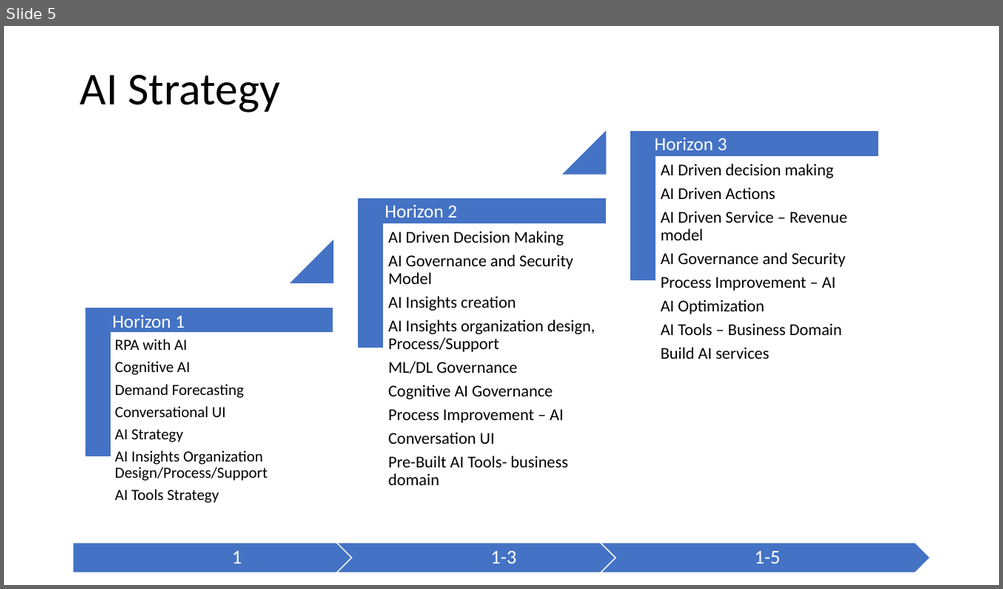
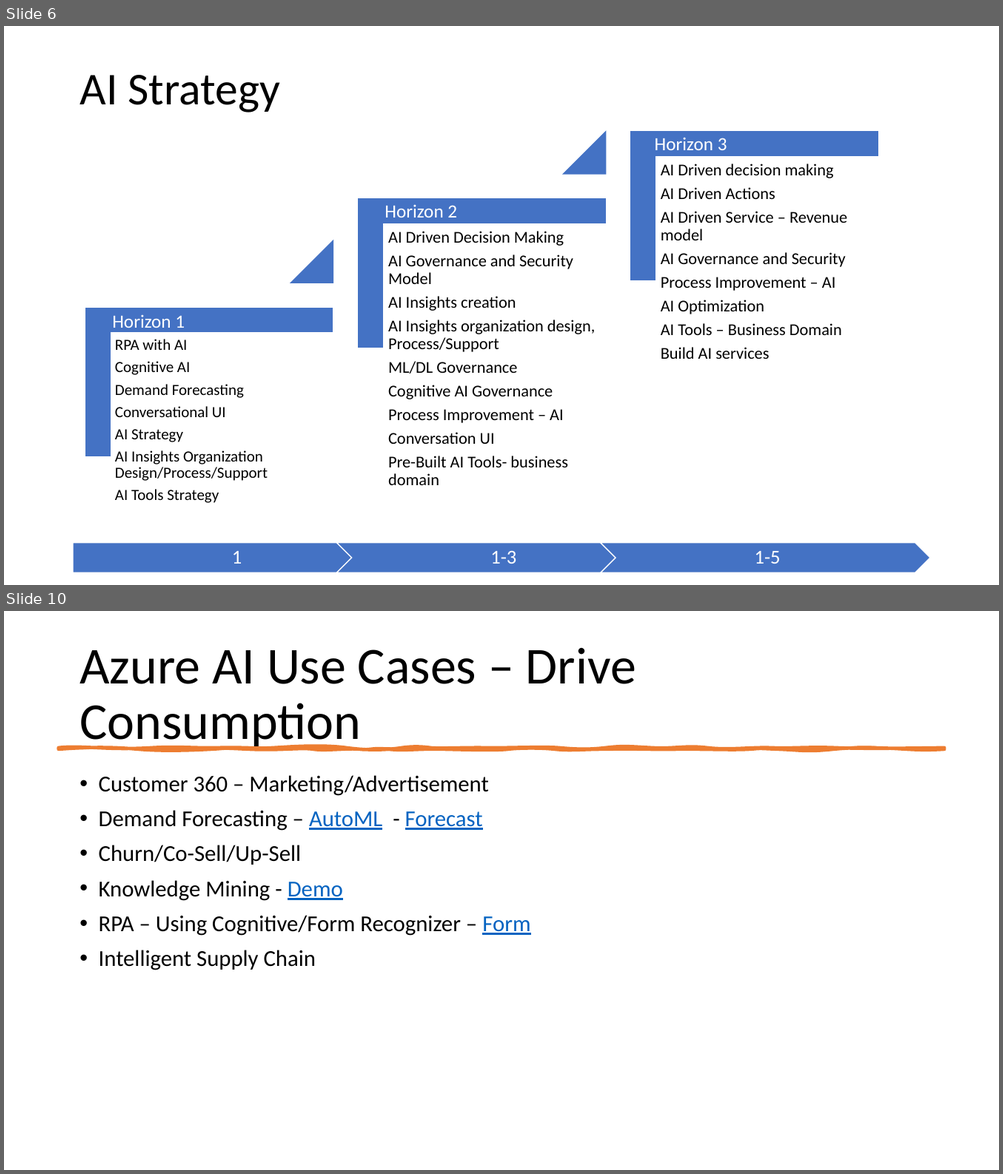
Before and after one commit to balakreshnan/datastrategy, a slide deck: DataHorizon1.pptx. Shown one above the other, each under a label of ours: slide 5 before the commit, slides 6 and 10 after it; the slides between them are not shown. The pictures are 1003x589 and 1003x1174 pixels, drawn with LibreOffice and Linux fonts; fonts in the diff are those of the drawing. Boxes give left, top, right and bottom in pixels: in the first picture for what was removed or moved away, otherwise in the second. Text is boxed around its words. In the diff, an @@ line names an element or a change of style, - is before the commit and + after.

```diff
--- a/DataHorizon1.pptx
+++ b/DataHorizon1.pptx
@@ slide 10 added at <box>4,611,999,1170</box>, background #FFFFFF @@
@@ title added at <box>79,648,636,752</box>, 50 pt, text #000000 @@
+Azure AI Use Cases – Drive Consumption
@@ freeform shape added at <box>59,748,944,749</box>, fill #ED7D31, outline #ED7D31 3.25 pt @@
@@ text added at <box>99,775,530,971</box>, 22 pt, text #000000 @@
+• Customer 360 – Marketing/Advertisement
+• Demand Forecasting – AutoML - Forecast
+• Churn/Co-Sell/Up-Sell
+• Knowledge Mining - Demo
+• RPA – Using Cognitive/Form Recognizer – Form
+• Intelligent Supply Chain
@@ what was slide 5 is now slide 6 @@
```
Also in this commit, not shown: 1 slide changed, 6 other slides added, 1 other file.
